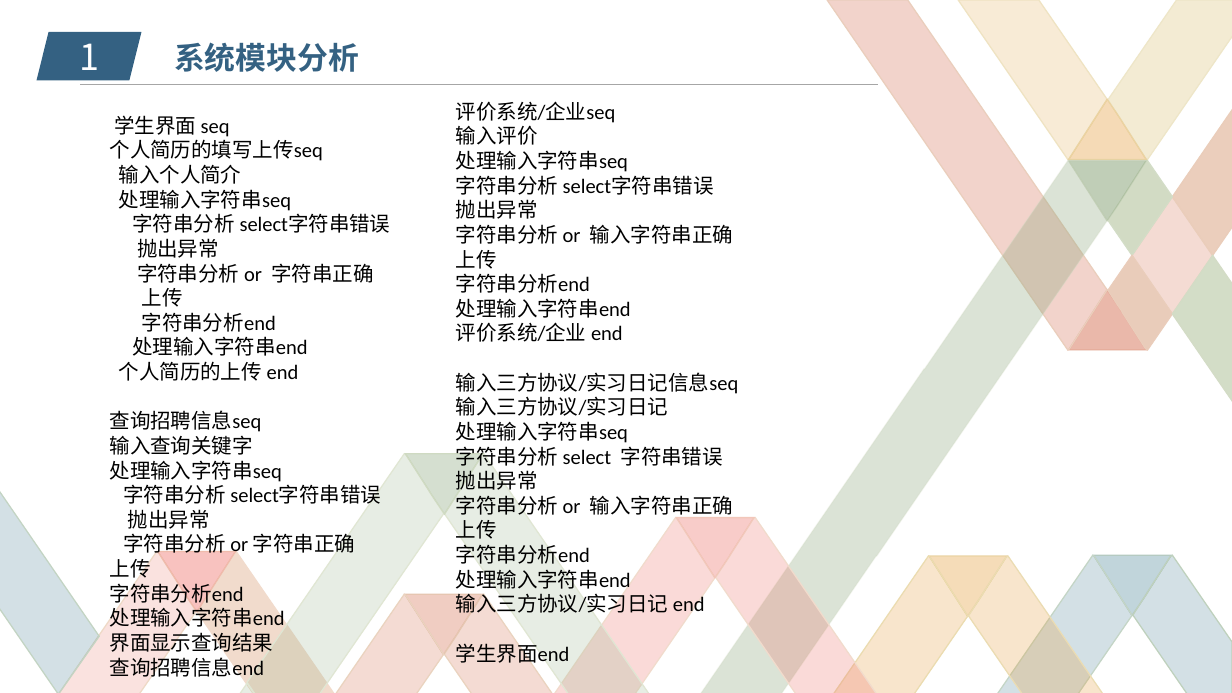
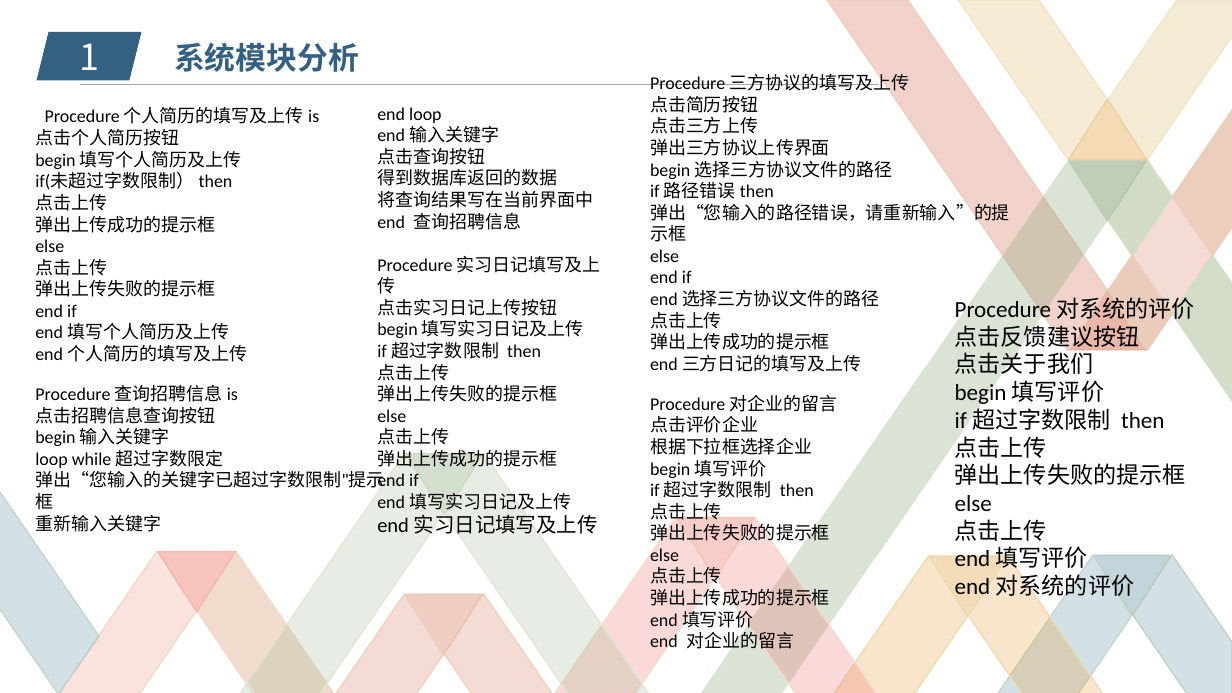
Before and after one commit to zucccxy/project, a slide deck: slide 7 of 项目设计展示ppt.pptx. Drawn at 1232x693 pixels with LibreOffice and Linux fonts; fonts in the diff are those of the drawing; background and template pictures are left out. Boxes give left, top, right and bottom in pixels: in the first picture for what was removed or moved away, otherwise in the second. Text is boxed around its words. In the diff, an @@ line names an element or a change of style, - is before the commit and + after.

```diff
--- a/项目设计展示ppt.pptx
+++ b/项目设计展示ppt.pptx
@@ text added at [650,71,1010,653], 14 pt, text #000000 @@
+Procedure 三方协议的填写及上传
+点击简历按钮
+点击三方上传
+弹出三方协议上传界面
+begin 选择三方协议文件的路径
+if 路径错误 then
+弹出“您输入的路径错误，请重新输入”的提示框
+else
+end if
+end 选择三方协议文件的路径
+点击上传
+弹出上传成功的提示框
+end 三方日记的填写及上传
+Procedure 对企业的留言
+点击评价企业
+根据下拉框选择企业
+begin 填写评价
+if 超过字数限制 then
+点击上传
+弹出上传失败的提示框
+else
+点击上传
+弹出上传成功的提示框
+end 填写评价
+end 对企业的留言
@@ text at [35,107,384,532]: text changed; size 16 to 14 pt @@
-学生界面 seq
-个人简历的填写上传seq
-输入个人简介
-处理输入字符串seq
-字符串分析 select字符串错误
-抛出异常
-字符串分析 or 字符串正确
-上传
-字符串分析end
-处理输入字符串end
-个人简历的上传 end
-查询招聘信息seq
-输入查询关键字
-处理输入字符串seq
-字符串分析 select字符串错误
-抛出异常
-字符串分析 or 字符串正确
-上传
-字符串分析end
-处理输入字符串end
-界面显示查询结果
-查询招聘信息end
+Procedure 个人简历的填写及上传 is
+点击个人简历按钮
+begin 填写个人简历及上传
+if(未超过字数限制） then
+点击上传
+弹出上传成功的提示框
+else
+点击上传
+弹出上传失败的提示框
+end if
+end 填写个人简历及上传
+end 个人简历的填写及上传
+Procedure 查询招聘信息 is
+点击招聘信息查询按钮
+begin 输入关键字
+loop while 超过字数限定
+弹出“您输入的关键字已超过字数限制"提示框
+重新输入关键字
@@ text added at [377,107,601,534], 14 pt, text #000000 @@
+end loop
+end 输入关键字
+点击查询按钮
+得到数据库返回的数据
+将查询结果写在当前界面中
+end 查询招聘信息
+Procedure 实习日记填写及上传
+点击实习日记上传按钮
+begin 填写实习日记及上传
+if 超过字数限制 then
+点击上传
+弹出上传失败的提示框
+else
+点击上传
+弹出上传成功的提示框
+end if
+end 填写实习日记及上传
+end 实习日记填写及上传
@@ text removed at [456,101,739,666] @@
-评价系统/企业seq
-输入评价
-处理输入字符串seq
-字符串分析 select字符串错误
-抛出异常
-字符串分析 or 输入字符串正确
-上传
-字符串分析end
-处理输入字符串end
-评价系统/企业 end
-输入三方协议/实习日记信息seq
-输入三方协议/实习日记
-处理输入字符串seq
-字符串分析 select 字符串错误
-抛出异常
-字符串分析 or 输入字符串正确
-上传
-字符串分析end
-处理输入字符串end
-输入三方协议/实习日记 end
-学生界面end
@@ text added at [955,297,1195,600], 18 pt, text #000000 @@
+Procedure 对系统的评价
+点击反馈建议按钮
+点击关于我们
+begin 填写评价
+if 超过字数限制 then
+点击上传
+弹出上传失败的提示框
+else
+点击上传
+end 填写评价
+end 对系统的评价
```
Also in this commit, not shown: 3 other slides changed, 1 slide removed, 3 other files.
